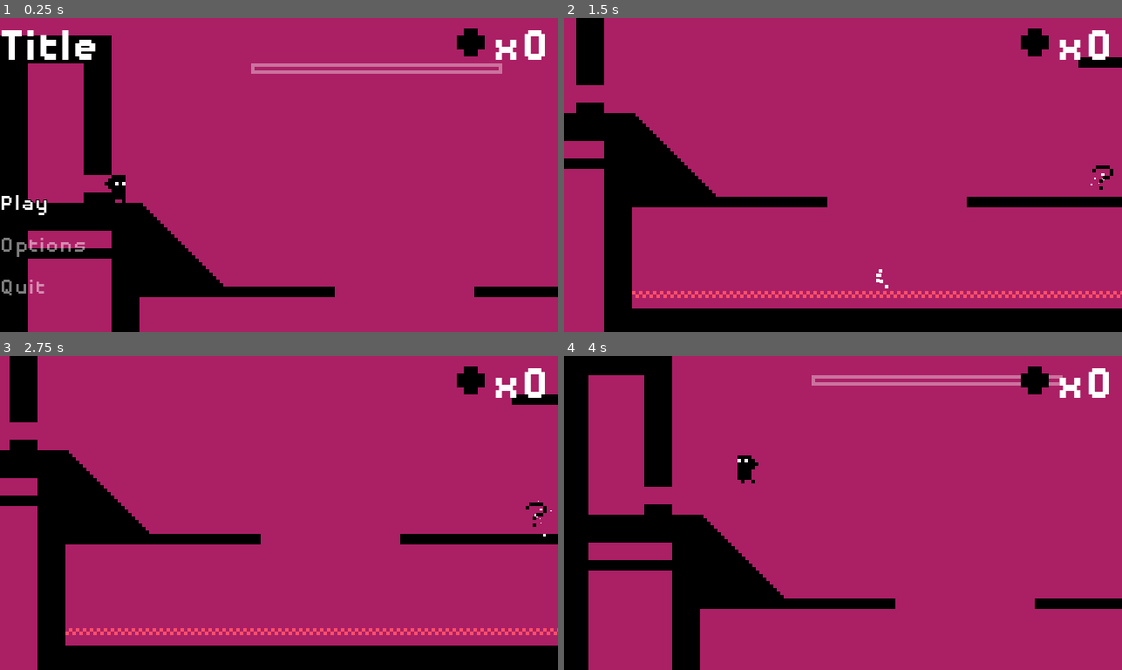
Above: before the commit, frames 1-4 (two rows, left to right).
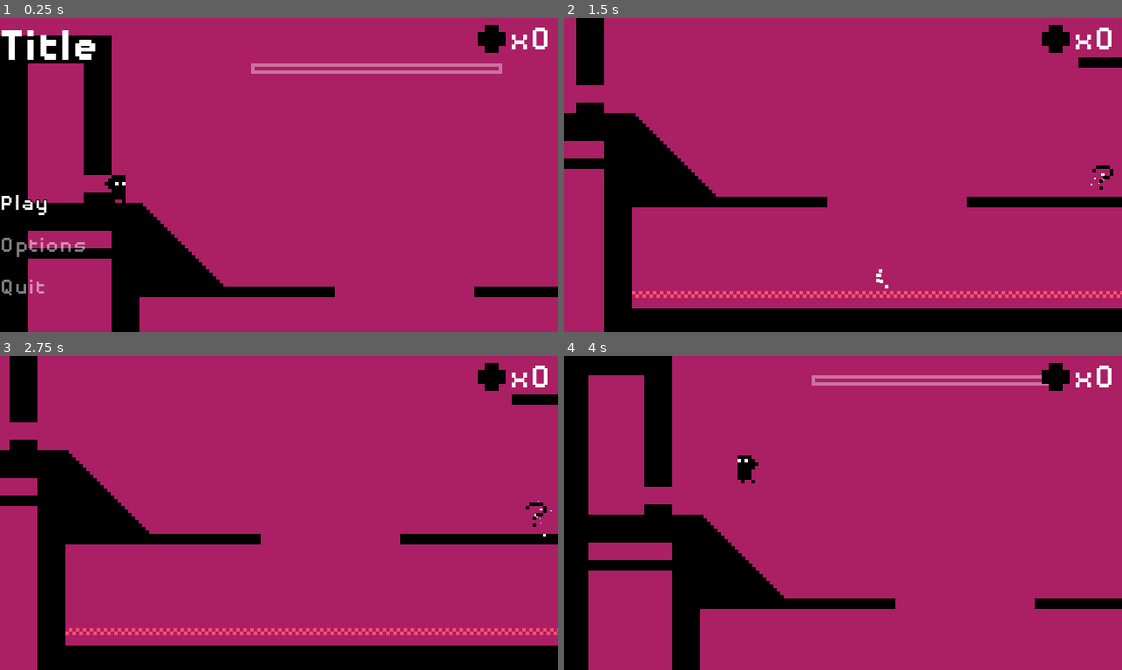
Above: after the commit, the same moments.

Repository: justindeogrades/godotminivania
Game: Godot game, scene res://scene_manager.tscn
Same seed, same stepped clock (60 frames per second), same inputs: the game is played once before the commit and once after it.
Inputs (mouse positions are in pixels of both pictures, inside the frame that each line leads up to):
- Up to frame 1 (0.25 s): no input
- Up to frame 2 (1.5 s): tap Enter (ui_accept) at 0.5 s; move the mouse to (965, 159) at 0.52 s; hold D (right) 0.53-1.28 s; tap Shift (dash) at 0.6, 1.35 s; click (965, 159) at 0.67 s; tap Space (jump) at 0.77 s; move the mouse to (731, 190) at 1.27 s; hold S (down) from 1.28 s (still down)
- Up to frame 3 (2.75 s): tap Space (jump) at 1.52 s; tap Enter (ui_accept) at 2 s; move the mouse to (334, 443) at 2.02 s; release S (down) at 2.03 s; hold D (right) from 2.03 s (still down); tap Shift (dash) at 2.1 s
- Up to frame 4 (4 s): move the mouse to (815, 575) at 2.77 s; release D (right) at 2.78 s; hold W (up) 2.78-3.53 s; tap Shift (dash) at 2.85, 3.6 s; click (815, 575) at 2.92 s; tap Space (jump) at 3.02, 3.77 s; move the mouse to (1010, 560) at 3.52 s; hold A (left) from 3.53 s (still down)

The runs differ from the first frame. In frame 1, 1.0% of the frame differs, in the area x 81-99%, y 2-14%; in frame 2, 1.0%; in frame 3, 1.0%; in frame 4, 1.0%.

Commit message:
The player can now enter the portal when all orbs are collected

Diff:
--- a/Characters/Player.gd
+++ b/Characters/Player.gd
@@ -17,6 +17,7 @@
 @onready var camera : Camera2D = $Camera2D;
 @onready var default_hitbox : CollisionShape2D = $DefaultHitbox;
 @onready var dash_hitbox : CollisionShape2D = $DashHitbox;
+@onready var animation_player : AnimationPlayer = $AnimationPlayer;
 @onready var gui : CanvasLayer = $Gui
 @onready var tooltip_timer : Timer = $TooltipTimer;
 
@@ -38,12 +39,19 @@
 var ghost_cooldown_frame = 0;
 var powering_up = false;
 var powerup_frame = 0;
+var portalling = false;
 var sprite_flipped = false;
 var dead = false;
 var death_frame = 0;
 var player_control = true;
 var last_pos_on_floor = Vector2(0, 0);
 var floor_pos_update_frame = 0;
+var is_in_portal_range = false;
+var portal_pos = Vector2.ZERO;
+var portal_velocity = Vector2.ZERO;
+var portal_velocity_multiplier = 0.25;
+var portal_frames_max = 200;
+var portal_frame_at = 0;
 
 @onready var ability_tooltip = get_node("Gui").get_node("AbilityTooltip");
 @onready var orb_count = get_node("Gui").get_node("OrbCount");
@@ -51,6 +59,7 @@
 func _ready():
 	camera.position_smoothing_enabled = false;
 	direction.x = Global.warp_dir;
+	rotation_degrees = 0;
 	update_animation();
 
 func _physics_process(delta):
@@ -137,6 +146,10 @@
 			else:
 				ghost_cooldown_frame = 0;
 				ghost_ready = true;
+
+		if Input.is_action_just_pressed("up") and is_in_portal_range and Global.portal_active:
+			animation_player.play("enter_portal");
+			enter_portal_state();
 	elif dead:
 		velocity = Vector2.ZERO;
 		pass
@@ -145,6 +158,15 @@
 		if(powerup_frame >= max_powerup_frames):
 			exit_powerup_state();
 		powerup_frame += 1;
+	elif portalling:
+		if portal_frame_at < portal_frames_max:
+			velocity = portal_velocity;
+			scale -= Vector2(0.005, 0.005);
+			portal_frame_at += 1;
+		else:
+			velocity = Vector2.ZERO;
+			visible = false;
+			get_tree().quit();
 
 	update_animation()
 	move_and_slide()
@@ -154,6 +176,8 @@
 		animated_sprite.play("dash");
 		shoes_sprite.play("dash")
 	elif powering_up:
+		animated_sprite.play("powerup");
+	elif portalling:
 		animated_sprite.play("powerup");
 	else:
 		if is_on_floor():
@@ -228,6 +252,14 @@
 	ability_tooltip.visible = true;
 	tooltip_timer.start();
 
+func enter_portal_state():
+	player_control = false;
+	dashing = false;
+	ghosted = false;
+	portal_velocity.x = (portal_pos.x - position.x) * portal_velocity_multiplier;
+	portal_velocity.y = (portal_pos.y - position.y) * portal_velocity_multiplier;
+	portalling = true;
+
 func is_colliding_with_tile(tilemap_name):
 	for i in get_slide_collision_count():
 		var collision = get_slide_collision(i)
@@ -244,6 +276,7 @@
 		camera.limit_right = collision_shape.global_position.x + size.x / 2;
 	elif area.is_in_group("SceneWarps"):
 		player_control = false;
+		gui.visible = false;
 
 	if area.is_in_group("Powerups"):
 		enter_powerup_state();
@@ -254,9 +287,13 @@
 		elif area.ability_to_unlock == Global.ability.GHOST:
 			ability_tooltip.text = "S to collide with ghost tiles";
 
+	if area.is_in_group("Portal"):
+		is_in_portal_range = true;
+		portal_pos = area.get_parent().position;
+
 
 func _on_timer_timeout():
-	player_control = true;
+	#player_control = true;
 	camera.position_smoothing_enabled = true;
 
 
--- a/Characters/Player.tscn
+++ b/Characters/Player.tscn
@@ -1,10 +1,9 @@
-[gd_scene load_steps=39 format=3 uid="uid://bmrxvp84pylld"]
+[gd_scene load_steps=41 format=3 uid="uid://bmrxvp84pylld"]
 
 [ext_resource type="Texture2D" uid="uid://c4qr2aycapvsd" path="res://Sprites/pete sheet.png" id="1_q87dr"]
 [ext_resource type="Script" path="res://Characters/Player.gd" id="1_s8srl"]
 [ext_resource type="Texture2D" uid="uid://kcpqjqdpton2" path="res://Sprites/shoes sheet.png" id="3_plovu"]
-[ext_resource type="FontFile" uid="uid://bjtqxsp1mkeqg" path="res://Fonts/disposabledroid-bb.regular.ttf" id="4_f1jkd"]
-[ext_resource type="FontFile" uid="uid://ephbiex5al8b" path="res://Fonts/disposabledroid-bb.bold.ttf" id="5_j1tga"]
+[ext_resource type="FontFile" uid="uid://bjtqxsp1mkeqg" path="res://Fonts/disposabledroid-bb.regular.ttf" id="4_6bi5o"]
 [ext_resource type="Texture2D" uid="uid://chs5v8ro6m35f" path="res://Sprites/orb.png" id="6_wigh0"]
 
 [sub_resource type="RectangleShape2D" id="RectangleShape2D_bfnl8"]
@@ -259,13 +258,90 @@
 
 [sub_resource type="LabelSettings" id="LabelSettings_fdwht"]
 line_spacing = 1.0
-font = ExtResource("4_f1jkd")
-font_size = 6
+font = ExtResource("4_6bi5o")
+font_size = 8
 
 [sub_resource type="LabelSettings" id="LabelSettings_s8usa"]
-font = ExtResource("5_j1tga")
+font = ExtResource("4_6bi5o")
+font_size = 12
+
+[sub_resource type="Animation" id="Animation_0ot4a"]
+resource_name = "enter_portal"
+loop_mode = 1
+tracks/0/type = "value"
+tracks/0/imported = false
+tracks/0/enabled = true
+tracks/0/path = NodePath("AnimatedSprite2D:animation")
+tracks/0/interp = 1
+tracks/0/loop_wrap = true
+tracks/0/keys = {
+"times": PackedFloat32Array(0),
+"transitions": PackedFloat32Array(1),
+"update": 1,
+"values": [&"powerup"]
+}
+tracks/1/type = "value"
+tracks/1/imported = false
+tracks/1/enabled = true
+tracks/1/path = NodePath(".:rotation")
+tracks/1/interp = 1
+tracks/1/loop_wrap = true
+tracks/1/keys = {
+"times": PackedFloat32Array(0, 0.5, 1),
+"transitions": PackedFloat32Array(1, 1, 1),
+"update": 0,
+"values": [0.0, 3.14159, 6.28319]
+}
+tracks/2/type = "value"
+tracks/2/imported = false
+tracks/2/enabled = true
+tracks/2/path = NodePath("AnimatedSprite2D:speed_scale")
+tracks/2/interp = 1
+tracks/2/loop_wrap = true
+tracks/2/keys = {
+"times": PackedFloat32Array(0),
+"transitions": PackedFloat32Array(0),
+"update": 0,
+"values": [1.0]
+}
+tracks/3/type = "method"
+tracks/3/imported = false
+tracks/3/enabled = true
+tracks/3/path = NodePath("AnimatedSprite2D")
+tracks/3/interp = 1
+tracks/3/loop_wrap = true
+tracks/3/keys = {
+"times": PackedFloat32Array(0),
+"transitions": PackedFloat32Array(1),
+"values": [{
+"args": [&"powerup", 1.0, false],
+"method": &"play"
+}]
+}
+
+[sub_resource type="Animation" id="Animation_w8hvd"]
+length = 0.001
+tracks/0/type = "value"
+tracks/0/imported = false
+tracks/0/enabled = true
+tracks/0/path = NodePath(".:rotation")
+tracks/0/interp = 1
+tracks/0/loop_wrap = true
+tracks/0/keys = {
+"times": PackedFloat32Array(0),
+"transitions": PackedFloat32Array(1),
+"update": 0,
+"values": [3.14159]
+}
+
+[sub_resource type="AnimationLibrary" id="AnimationLibrary_gp1b7"]
+_data = {
+"RESET": SubResource("Animation_w8hvd"),
+"enter_portal": SubResource("Animation_0ot4a")
+}
 
 [node name="CharacterBody2D" type="CharacterBody2D"]
+rotation = 3.14159
 slide_on_ceiling = false
 safe_margin = 0.001
 script = ExtResource("1_s8srl")
@@ -284,7 +360,6 @@
 sprite_frames = SubResource("SpriteFrames_2iimc")
 animation = &"powerup"
 autoplay = "idle"
-frame_progress = 0.171789
 
 [node name="ShoesSprite" type="AnimatedSprite2D" parent="."]
 visible = false
@@ -334,6 +409,7 @@
 
 [node name="AbilityTooltip" type="Label" parent="Gui"]
 visible = false
+texture_filter = 1
 offset_top = 76.0
 offset_right = 160.0
 offset_bottom = 90.0
@@ -343,6 +419,7 @@
 autowrap_mode = 2
 
 [node name="OrbCount" type="Label" parent="Gui"]
+texture_filter = 1
 offset_left = 120.0
 offset_right = 158.0
 offset_bottom = 23.0
@@ -351,9 +428,14 @@
 horizontal_alignment = 2
 
 [node name="Sprite2D" type="Sprite2D" parent="Gui/OrbCount"]
-position = Vector2(39, 31)
+position = Vector2(45, 30)
 scale = Vector2(2, 2)
 texture = ExtResource("6_wigh0")
+
+[node name="AnimationPlayer" type="AnimationPlayer" parent="."]
+libraries = {
+"": SubResource("AnimationLibrary_gp1b7")
+}
 
 [connection signal="area_entered" from="RoomDetector" to="." method="_on_room_detector_area_entered"]
 [connection signal="timeout" from="Timer" to="." method="_on_timer_timeout"]
--- a/Portal.gd
+++ b/Portal.gd
@@ -78,3 +78,4 @@
 	rotation_speed = active_rotation_speed;
 	label.text = "Press W to enter"
 	label.visible = true;
+	Global.portal_active = true;
--- a/global.gd
+++ b/global.gd
@@ -13,6 +13,7 @@
 var ability_unlocked = [false, false, false];
 var orbs_collected = 0;
 var orbs_to_spawn_id = [true, true, true, true, true, true, true, true]
+var portal_active = false;
 
 # Called when the node enters the scene tree for the first time.
 func _ready():
--- a/portal.tscn
+++ b/portal.tscn
@@ -34,7 +34,7 @@
 [node name="Path" type="Sprite2D" parent="."]
 texture = ExtResource("3_d2qm7")
 
-[node name="Area2D" type="Area2D" parent="."]
+[node name="Area2D" type="Area2D" parent="." groups=["Portal"]]
 
 [node name="CollisionShape2D" type="CollisionShape2D" parent="Area2D"]
 position = Vector2(0, 7)
Binary file added: Fonts/PixelFJVerdana12pt.ttf
Not shown, added: Fonts/PixelFJVerdana12pt.ttf.import
